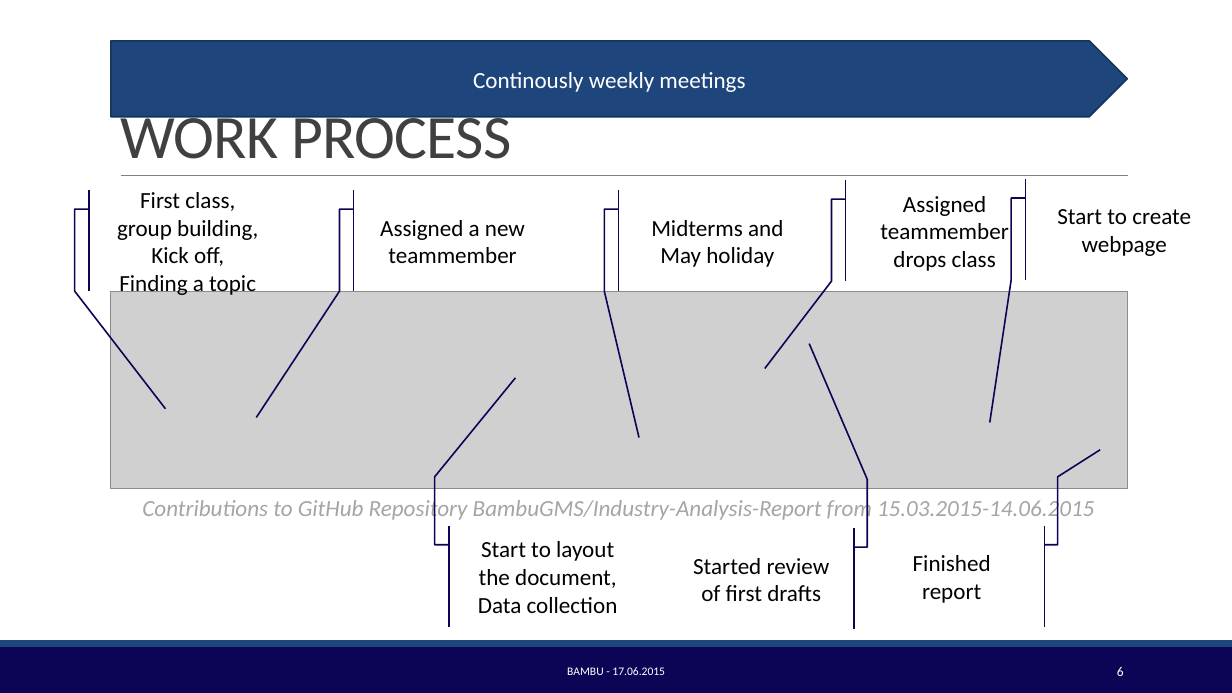
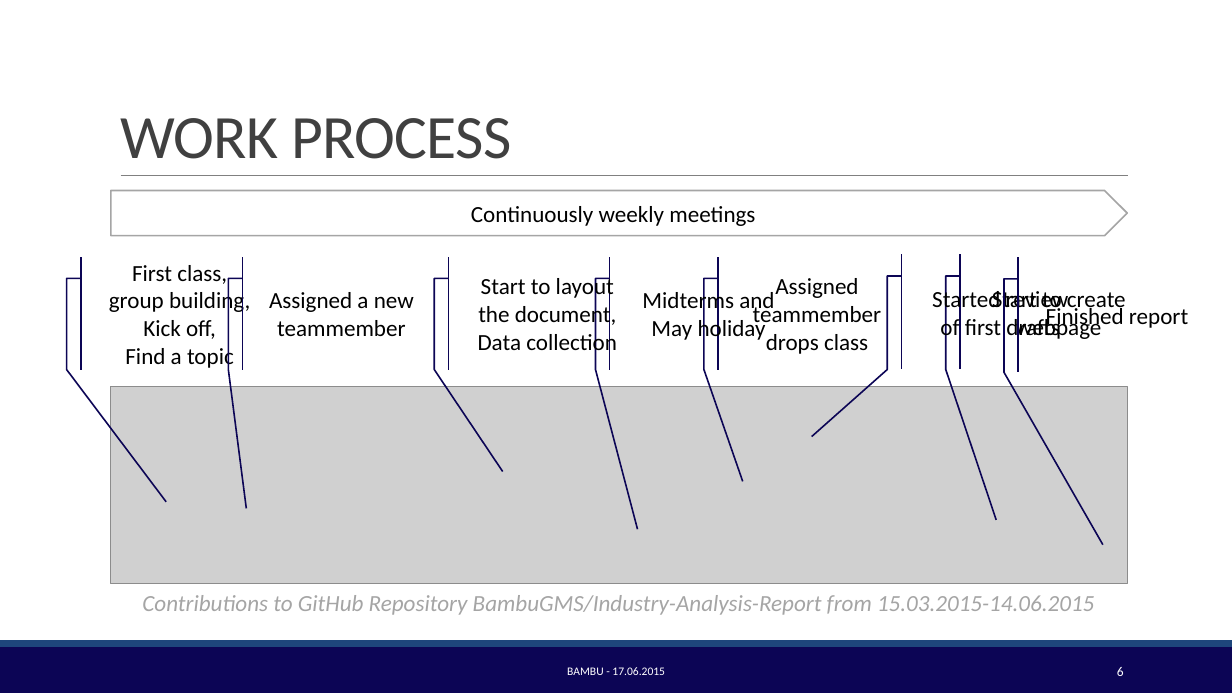
Before and after one commit to BambuGMS/Industry-Analysis-Report, a slide deck: slide 8 of Assignments/Presentations/2015.06.14_Presentation.pptx (slide 7 before the commit). Drawn at 1232x693 pixels with LibreOffice and Linux fonts; fonts in the diff are those of the drawing; grey boxes stand for pictures; background and template pictures are left out. Boxes give left, top, right and bottom in pixels: in the first picture for what was removed or moved away, otherwise in the second. Text is boxed around its words. In the diff, an @@ line names an element or a change of style, - is before the commit and + after.

```diff
--- a/Assignments/Presentations/2015.06.14_Presentation.pptx
+++ b/Assignments/Presentations/2015.06.14_Presentation.pptx
@@ pentagon arrow "Continuously weekly meetings": place and size @@
-pentagon arrow "Continuously weekly meetings" at bbox=[111, 41, 1128, 116]
+pentagon arrow "Continuously weekly meetings" at bbox=[111, 190, 1128, 236]
@@ pentagon arrow "Continuously weekly meetings" at bbox=[111, 190, 1128, 236]: fill #1E467C to none; outline #16345C 1.25 pt to #A5A5A5 1.25 pt @@
@@ text in pentagon arrow at bbox=[471, 206, 755, 226]: text changed; text colour #FFFFFF to #000000 @@
-Continously weekly meetings
+Continuously weekly meetings
@@ accent callout "First class, group building, Kick ...": place and size @@
-accent callout "First class, group building, Kick ..." at bbox=[103, 190, 273, 291]
+accent callout "First class, group building, Kick ..." at bbox=[95, 257, 265, 369]
@@ accent callout "Assigned a new teammember": place and size @@
-accent callout "Assigned a new teammember" at bbox=[368, 190, 538, 291]
+accent callout "Assigned a new teammember" at bbox=[257, 257, 427, 369]
@@ proportions changed in 6 elements at bbox=[624, 257, 794, 369], bbox=[974, 254, 1144, 369], bbox=[95, 257, 265, 369], bbox=[257, 257, 427, 369], bbox=[732, 257, 902, 369], bbox=[463, 257, 633, 369] @@
@@ accent callout "Start to layout the document,": place and size @@
-accent callout "Start to layout the document," at bbox=[463, 526, 633, 627]
+accent callout "Start to layout the document," at bbox=[463, 257, 633, 369]
@@ accent callout "Midterms and May holiday": place and size @@
-accent callout "Midterms and May holiday" at bbox=[633, 190, 803, 291]
+accent callout "Midterms and May holiday" at bbox=[624, 257, 794, 369]
@@ accent callout "Assigned teammember drops class": place and size @@
-accent callout "Assigned teammember drops class" at bbox=[860, 180, 1031, 281]
+accent callout "Assigned teammember drops class" at bbox=[732, 257, 902, 369]
@@ accent callout "Started review of first drafts" at bbox=[916, 254, 1086, 369]: proportions changed; mirrored @@
@@ accent callout "Started review of first drafts": place and size @@
-accent callout "Started review of first drafts" at bbox=[682, 529, 841, 629]
+accent callout "Started review of first drafts" at bbox=[916, 254, 1086, 369]
@@ accent callout "Start to create webpage": place and size @@
-accent callout "Start to create webpage" at bbox=[1040, 179, 1210, 280]
+accent callout "Start to create webpage" at bbox=[974, 254, 1144, 369]
@@ accent callout "Finished report": place and size @@
-accent callout "Finished report" at bbox=[872, 526, 1031, 627]
+accent callout "Finished report" at bbox=[1032, 257, 1202, 372]
@@ accent callout "Finished report" at bbox=[1032, 257, 1202, 372]: proportions changed; mirrored @@
@@ text in accent callout at bbox=[125, 344, 234, 370]: text changed @@
-Finding a topic
+Find a topic
@@ picture: place and size @@
-picture at bbox=[111, 291, 1128, 489]
+picture at bbox=[111, 386, 1128, 584]
@@ text "Contributions to GitHub Repository BambuGMS/Industry-Analysi ..." rewrapped from bbox=[142, 496, 1094, 522] to bbox=[142, 595, 1094, 615] @@
```
Also in this commit, not shown: 2 other slides changed, 1 slide added.
